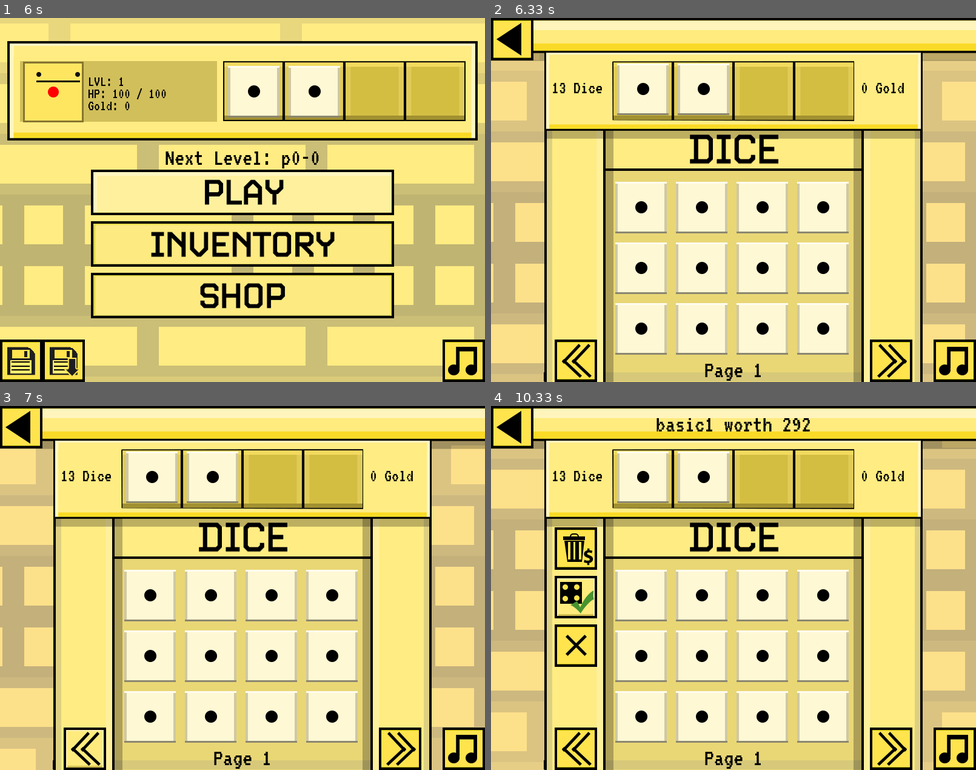
Above: before the commit, frames 1-4 (two rows, left to right).
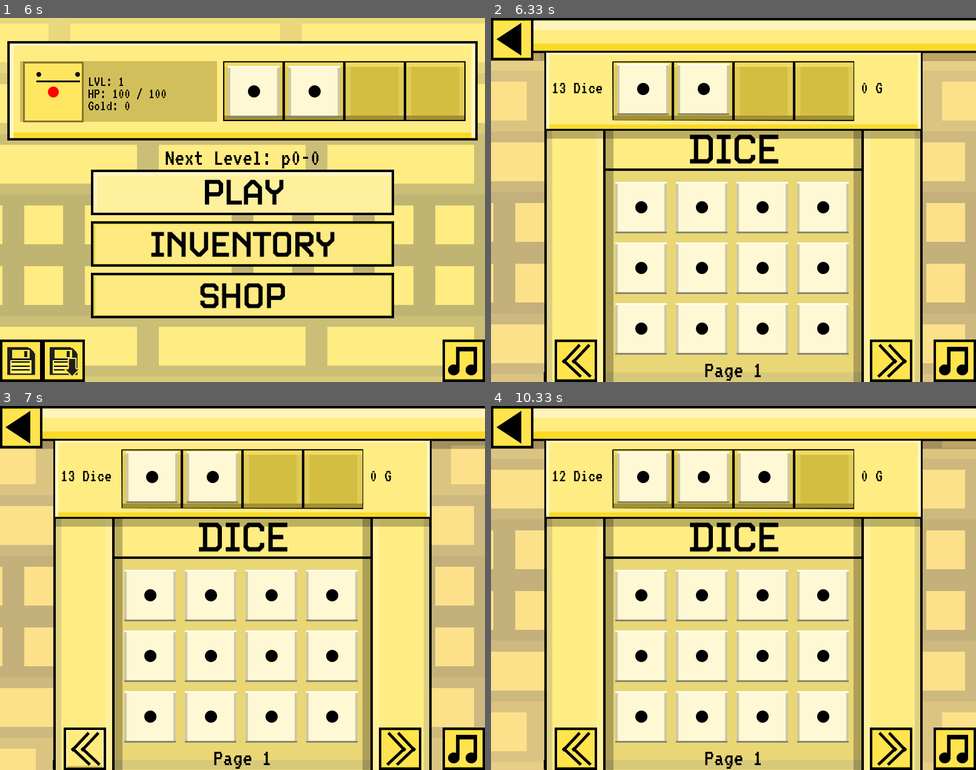
Above: after the commit, the same moments.

Repository: bloopsoup/DANGERdice
Game: pygame game, started from DANGERdice.py
Two runs of this game, one before a commit and one after it. Both use one fixed random seed, a clock stepped at 60 frames per second and the inputs below.
Inputs (mouse positions are in pixels of both pictures, inside the frame that each line leads up to):
- Up to frame 1 (6 s): click (242, 203) at 3.68 s; click (446, 119) at 4.02 s; click (465, 360) at 4.35 s; move the mouse to (392, 192) at 4.63 s; click (392, 192) at 4.68 s; type "an" at 5.52 s; type "n" at 5.72 s; tap Enter at 5.85 s
- Up to frame 2 (6.33 s): click (617, 265) at 6.12 s
- Up to frame 3 (7 s): click (397, 748) at 6.45 s; click (87, 748) at 6.78 s
- Up to frame 4 (10.33 s): click (588, 722) at 7.12 s; click (636, 617) at 7.45 s; click "HP: 100 / 100" at 7.78 s; click (510, 427) at 8.12 s; click (874, 617) at 8.45 s; click (704, 478) at 8.78 s; click (646, 675) at 9.12 s; click (956, 748) at 9.45 s; click (888, 507) at 9.78 s; click (578, 595) at 10.12 s

Frame 1 is identical in both runs. In frame 2, less than 0.1% of the frame differs, in the area x 80-86%, y 17-21%; in frame 3, less than 0.1%; in frame 4, 4.7%, in the area x 13-86%, y 3-72%.

Commit message:
migrated inventory with some enhancements

Diff:
--- a/controller/loader.py
+++ b/controller/loader.py
@@ -6,6 +6,11 @@
 from .utils import rp, path_sheet, path_static, path_sfx, path_song
 from .config import dice_config, enemy_config, fonts_config, idle_animation_config, static_config, spritesheet_config, \
     chunk_config, sound_config
+
+
+# Because loading files from disk is expensive
+loaded_spritesheets = {}
+loaded_static = {}
 
 
 # UTILS
@@ -31,16 +36,24 @@
 
 
 def load_static(name: str) -> pygame.Surface:
-    """Loads a screen."""
+    """Loads a static image."""
     assert name in static_config, "not a valid screen"
-    return pygame.Surface.convert_alpha(pygame.image.load(path_static(static_config[name])))
+    if name in loaded_static:
+        return loaded_static[name]
+    static = pygame.Surface.convert_alpha(pygame.image.load(path_static(static_config[name])))
+    loaded_static[name] = static
+    return static
 
 
 def load_spritesheet(name: str) -> Spritesheet:
     """Loads in images from a character or a button spritesheet."""
     assert name in spritesheet_config, "not a valid spritesheet"
+    if name in loaded_spritesheets:
+        return loaded_spritesheets[name]
     path, height, width, rows, cols = spritesheet_config[name]
-    return Spritesheet(path_sheet(path), height, width, rows, cols)
+    sheet = Spritesheet(path_sheet(path), height, width, rows, cols)
+    loaded_spritesheets[name] = sheet
+    return sheet
 
 
 def load_some_sprites(name: str) -> list[pygame.Surface]:
--- a/controller/states/inventory.py
+++ b/controller/states/inventory.py
@@ -1,4 +1,3 @@
-import math
 from .state import State
 from ..utils import music_handler
 from ..loader import load_static, load_some_sprites, load_font, load_sound, load_idle_animation, create_die
@@ -9,9 +8,12 @@
 class Inventory(State):
     """Where the player can change up their dice set and view their inventory of dice."""
 
+    dice_per_page = 12
+    dice_per_set = 4
+
     def __init__(self):
         super().__init__()
-        self.reference_index = 0
+        self.page_start = 0
         self.selected_index, self.in_set = -1, False
         self.info_display = PTexts([load_static("black")], (0, 0), load_font("M"), 2, [(0, 10), (0, 560)], True)
         self.stash_display = PTexts([load_static("black")], (0, 0), load_font("S"), 2, [(100, 100), (610, 100)], False)
@@ -27,7 +29,7 @@
         self.canvas.add_element(self.info_display, 0)
         self.canvas.add_element(self.stash_display, 0)
 
-        self.add_dice_to_canvas()
+        self.add_set_to_canvas()
         self.add_inventory_to_canvas()
 
     def startup(self):
@@ -35,28 +37,32 @@
         music_handler.change(load_sound("note", False))
 
     def update_components(self):
-        self.info_display.set_text(1, "Page {0}".format(max(1, math.ceil(self.reference_index // 12))))
+        self.info_display.set_text(1, "Page {0}".format((self.page_start // self.dice_per_page) + 1))
         self.stash_display.set_texts(["{0} Dice".format(len(self.player.get_inventory())),
-                                      "{0} Gold".format(self.player.get_money())])
+                                      "{0} G".format(self.player.get_money())])
 
-    def add_dice_to_canvas(self):
+    def add_set_to_canvas(self):
         """Adds dice from your set to the canvas."""
         for i, die in enumerate(self.player.get_preference()):
-            die_display = Idle(load_some_sprites(die), (208 + (i * 100), 75),
-                               lambda x=i: self.select(x, True), load_idle_animation("square"))
+            die_display = Idle(load_some_sprites(die), (208 + (i * 100), 75), lambda x=i: self.select(x, True),
+                               load_idle_animation("square"))
             die_display.set_idle(False)
             self.canvas.add_element(die_display, 1)
 
+    def add_set_buttons_to_canvas(self):
+        """Make the unequip button appear."""
+        if self.selected_index != 0:
+            self.canvas.add_element(Button(load_some_sprites("unequip"), (105, 200), BUTTON_DEFAULT, self.unequip), 3)
+        self.canvas.add_element(Button(load_some_sprites("cancel"), (105, 280), BUTTON_DEFAULT, self.deselect), 3)
+
     def add_inventory_to_canvas(self):
         """Adds inventory dice to the canvas."""
-        inventory = self.player.get_inventory()
-        if not len(inventory):
-            return
-
-        i, indices = 0, range(self.reference_index, len(inventory))
+        i, inventory = self.page_start, self.player.get_inventory()
         for row in range(3):
             for col in range(4):
-                die_display = Idle(load_some_sprites(inventory[indices[i]]), (205 + (100 * col), 270 + (100 * row)),
+                if i >= len(inventory):
+                    return
+                die_display = Idle(load_some_sprites(inventory[i]), (205 + (100 * col), 270 + (100 * row)),
                                    lambda x=i: self.select(x, False), load_idle_animation("square"))
                 die_display.set_idle(False)
                 self.canvas.add_element(die_display, 2)
@@ -64,20 +70,31 @@
 
     def add_inventory_buttons_to_canvas(self):
         """Make the inventory die buttons appear."""
-        self.canvas.add_element(Button(load_some_sprites("sell"), (105, 200), BUTTON_DEFAULT, print), 3)
-        self.canvas.add_element(Button(load_some_sprites("equip"), (105, 280), BUTTON_DEFAULT, print), 3)
+        if len(self.player.get_preference()) < self.dice_per_set:
+            self.canvas.add_element(Button(load_some_sprites("equip"), (105, 280), BUTTON_DEFAULT, self.equip), 3)
+        self.canvas.add_element(Button(load_some_sprites("sell"), (105, 200), BUTTON_DEFAULT, self.sell), 3)
         self.canvas.add_element(Button(load_some_sprites("cancel"), (105, 360), BUTTON_DEFAULT, self.deselect), 3)
 
-    def add_set_buttons_to_canvas(self):
-        """Make the unequip button appear."""
-        self.canvas.add_element(Button(load_some_sprites("unequip"), (105, 200), BUTTON_DEFAULT, print), 3)
-        self.canvas.add_element(Button(load_some_sprites("cancel"), (105, 280), BUTTON_DEFAULT, self.deselect), 3)
+    def refresh_display(self):
+        """Refreshes the inventory display to reflect inventory changes."""
+        self.deselect()
+        self.canvas.delete_group(1)
+        self.add_set_to_canvas()
+        self.canvas.delete_group(2)
+        self.add_inventory_to_canvas()
 
     def show_die_info(self):
         """Shows the currently selected die's info."""
-        lst = self.player.get_preference() if self.in_set else self.player.get_inventory()
-        die = create_die(lst[self.selected_index])
-        self.info_display.set_text(0, "{0} worth {1}".format(die.get_name(), die.get_price()))
+        dice = self.player.get_preference() if self.in_set else self.player.get_inventory()
+        die = create_die(dice[self.selected_index])
+        self.info_display.set_text(0, "{0} worth {1}".format(die.get_name(), die.get_sell_price()))
+
+    def show_die_animated(self, selected: bool):
+        """Toggles the selected die's animation."""
+        if self.selected_index == -1:
+            return
+        dice_display = self.canvas.get_group(1) if self.in_set else self.canvas.get_group(2)
+        dice_display[self.selected_index % self.dice_per_page].set_idle(selected)
 
     def select(self, index: int, in_set: bool):
         """Selects a die and shows die-related buttons."""
@@ -85,24 +102,48 @@
         self.selected_index, self.in_set = index, in_set
         self.add_set_buttons_to_canvas() if in_set else self.add_inventory_buttons_to_canvas()
         self.show_die_info()
+        self.show_die_animated(True)
 
     def deselect(self):
         """Deselects a die and deletes die-related buttons."""
-        self.selected_index, self.in_set = -1, False
         self.canvas.delete_group(3)
         self.info_display.set_text(0, "")
+        self.show_die_animated(False)
+        self.selected_index, self.in_set = -1, False
+
+    def equip(self):
+        """Equips the selected die from the inventory."""
+        self.player.append_to_preference(self.player.remove_inventory(self.selected_index))
+        self.refresh_display()
+        self.pg_reset()
+
+    def unequip(self):
+        """Unequips the selected die."""
+        self.player.append_to_inventory(self.player.remove_preference(self.selected_index))
+        self.refresh_display()
+
+    def sell(self):
+        """Sells the selected die."""
+        dice = self.player.get_preference() if self.in_set else self.player.get_inventory()
+        die = create_die(dice[self.selected_index])
+        self.player.remove_inventory(self.selected_index)
+        self.player.add_money(die.get_sell_price())
+        self.refresh_display()
+        self.pg_reset()
 
     def pg_left(self):
-        """Scroll to the left to go back a page."""
-        if self.reference_index > 0:
-            self.reference_index -= 12
+        """Go back a page."""
+        if self.page_start > 0:
+            self.page_start -= self.dice_per_page
+            self.refresh_display()
 
     def pg_right(self):
-        """Scroll to the right to reveal more dice from your inventory."""
-        if len(self.player.get_inventory()) > self.reference_index + 12:
-            self.reference_index += 12
+        """Go to the next page."""
+        if len(self.player.get_inventory()) > self.page_start + self.dice_per_page:
+            self.page_start += self.dice_per_page
+            self.refresh_display()
 
-    def empty_page(self):
-        """Scrolls left if the current page is empty."""
-        if len(self.player.get_inventory()) <= self.reference_index:
+    def pg_reset(self):
+        """Scrolls left if the page is empty."""
+        if len(self.player.get_inventory()) <= self.page_start:
             self.pg_left()
--- a/gui/canvas.py
+++ b/gui/canvas.py
@@ -15,6 +15,10 @@
     def group_exists(self, group_ID: int) -> bool:
         """Checks if tuple(s) with group_ID exists."""
         return any([data[1] == group_ID for data in self.element_queue])
+
+    def get_group(self, group_ID: int) -> list:
+        """Returns a list of elements with group_ID."""
+        return [data[0] for data in self.element_queue if data[1] == group_ID]
 
     def delete_group(self, group_ID: int):
         """Deletes all tuple(s) with group_ID."""
